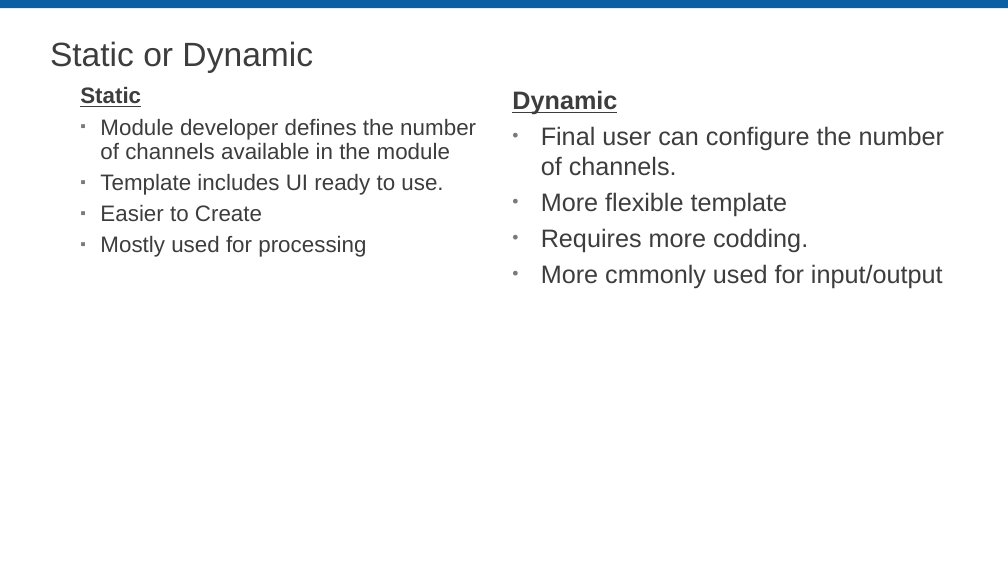
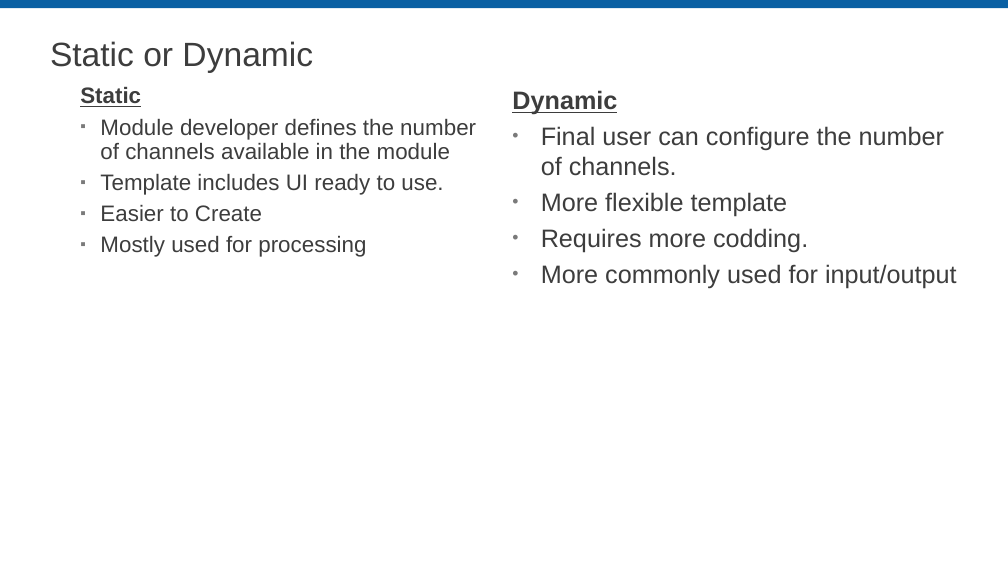
Before and after one commit to LabVIEW-DCAF/Documentation, a slide deck: slide 4 of Trunk/Getting Started Material/DCAF Training/6 Static Modules.pptx. Drawn at 1008x567 pixels with LibreOffice and Linux fonts; fonts in the diff are those of the drawing; background and template pictures are left out. Boxes give left, top, right and bottom in pixels: in the first picture for what was removed or moved away, otherwise in the second. Text is boxed around its words. In the diff, an @@ line names an element or a change of style, - is before the commit and + after.

```diff
--- a/Trunk/Getting Started Material/DCAF Training/6 Static Modules.pptx
+++ b/Trunk/Getting Started Material/DCAF Training/6 Static Modules.pptx
@@ text at [541,264,957,288]: text changed @@
-• More cmmonly used for input/output
+• More commonly used for input/output
```
Also in this commit, not shown: 3 other slides changed, 4 slides added, 1 other file.
